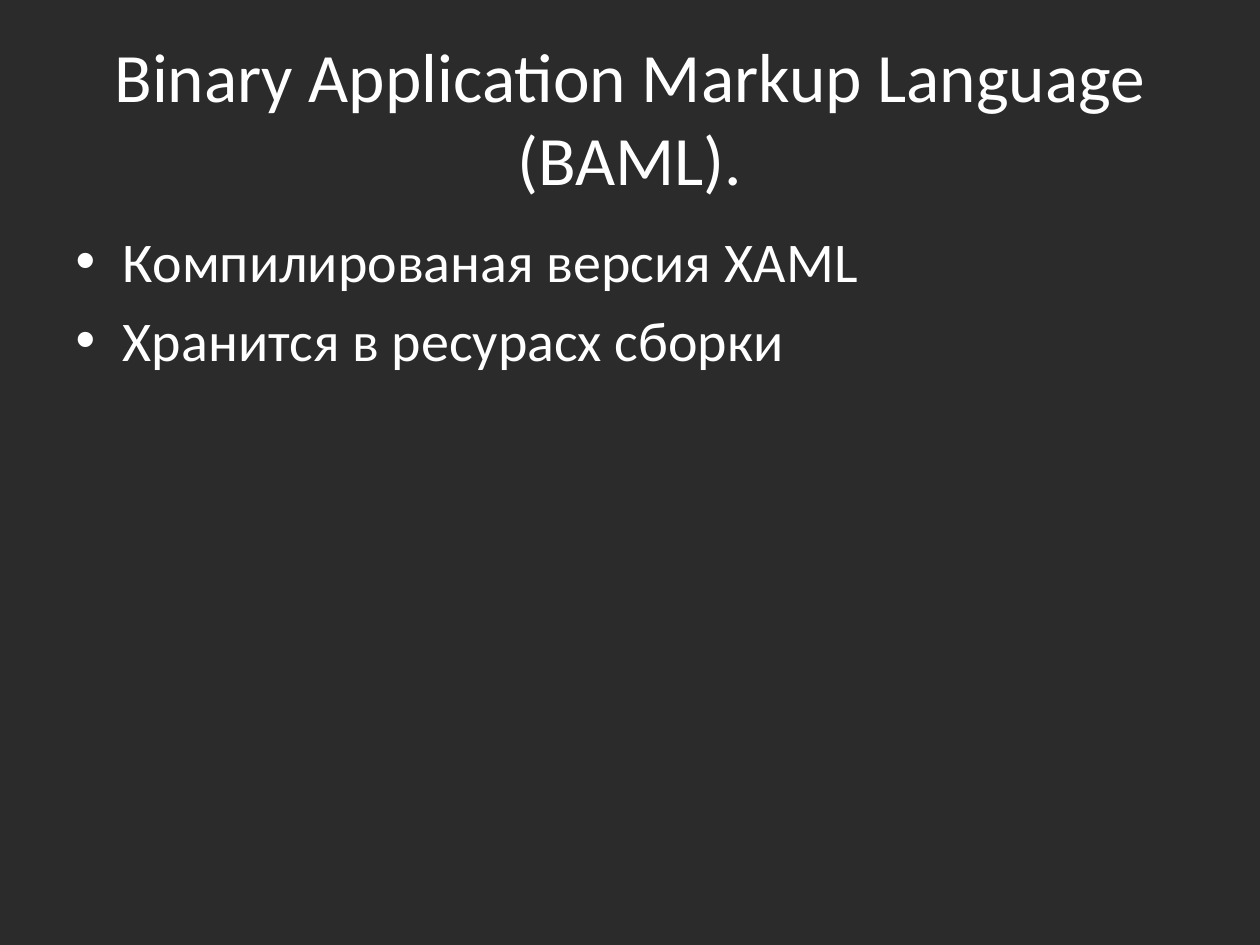
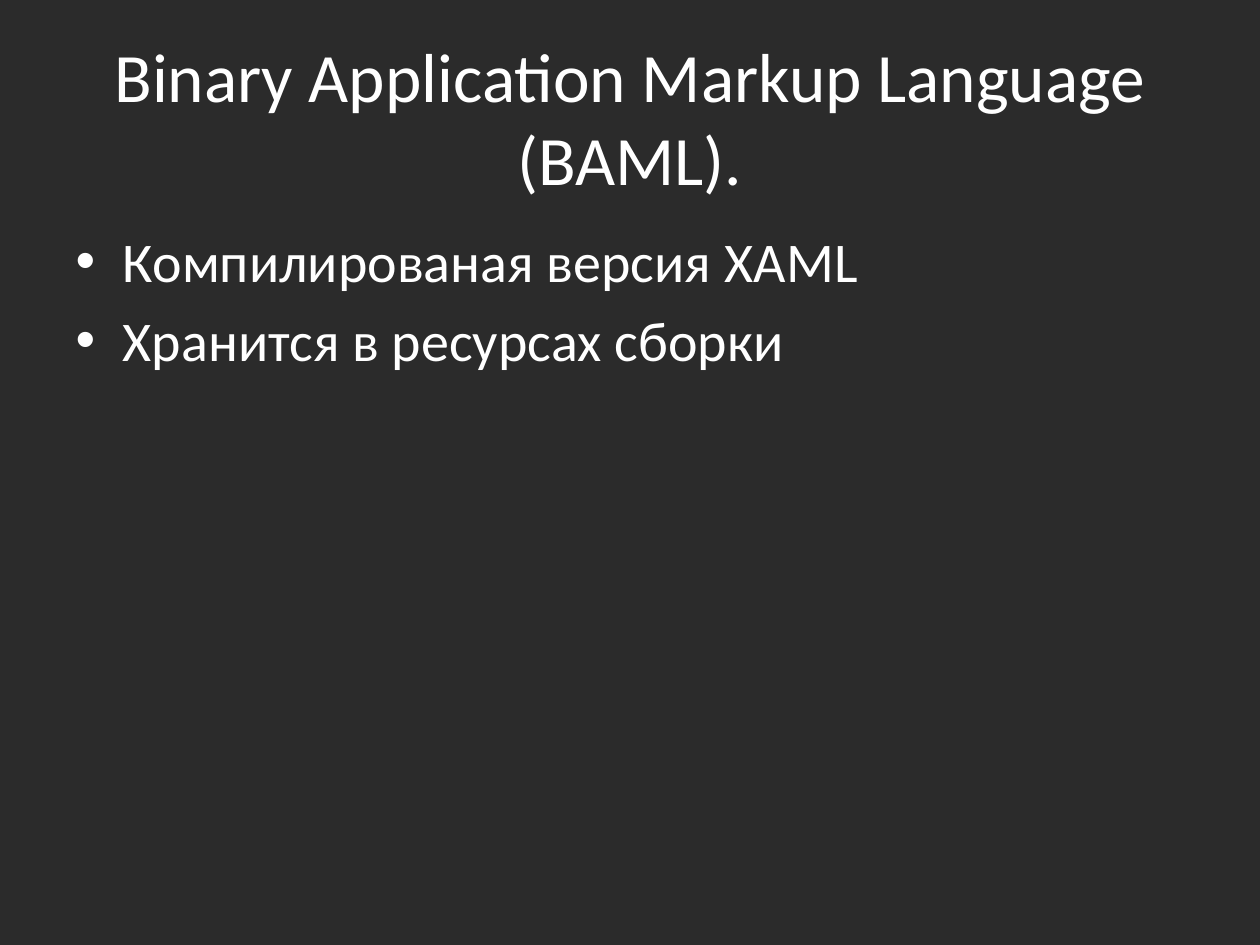
Before and after one commit to bazile/Training, a slide deck: slide 12 of Presentation/lesson-12.pptx. Drawn at 1260x945 pixels with LibreOffice and Linux fonts; fonts in the diff are those of the drawing; background and template pictures are left out; a plain dark background stands for a picture behind light text. Boxes give left, top, right and bottom in pixels: in the first picture for what was removed or moved away, otherwise in the second. Text is boxed around its words. In the diff, an @@ line names an element or a change of style, - is before the commit and + after.

Commit message:
Fixed typo in WPF presentation

```diff
--- a/Presentation/lesson-12.pptx
+++ b/Presentation/lesson-12.pptx
@@ text at bbox=[123, 323, 784, 370]: text changed @@
-• Хранится в ресурасх сборки
+• Хранится в ресурсах сборки
```
